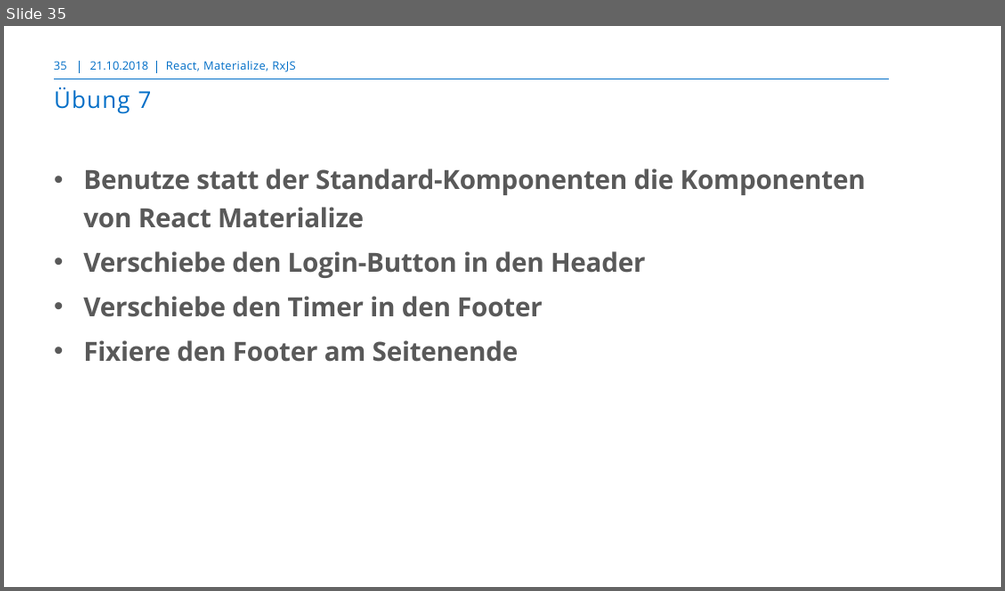
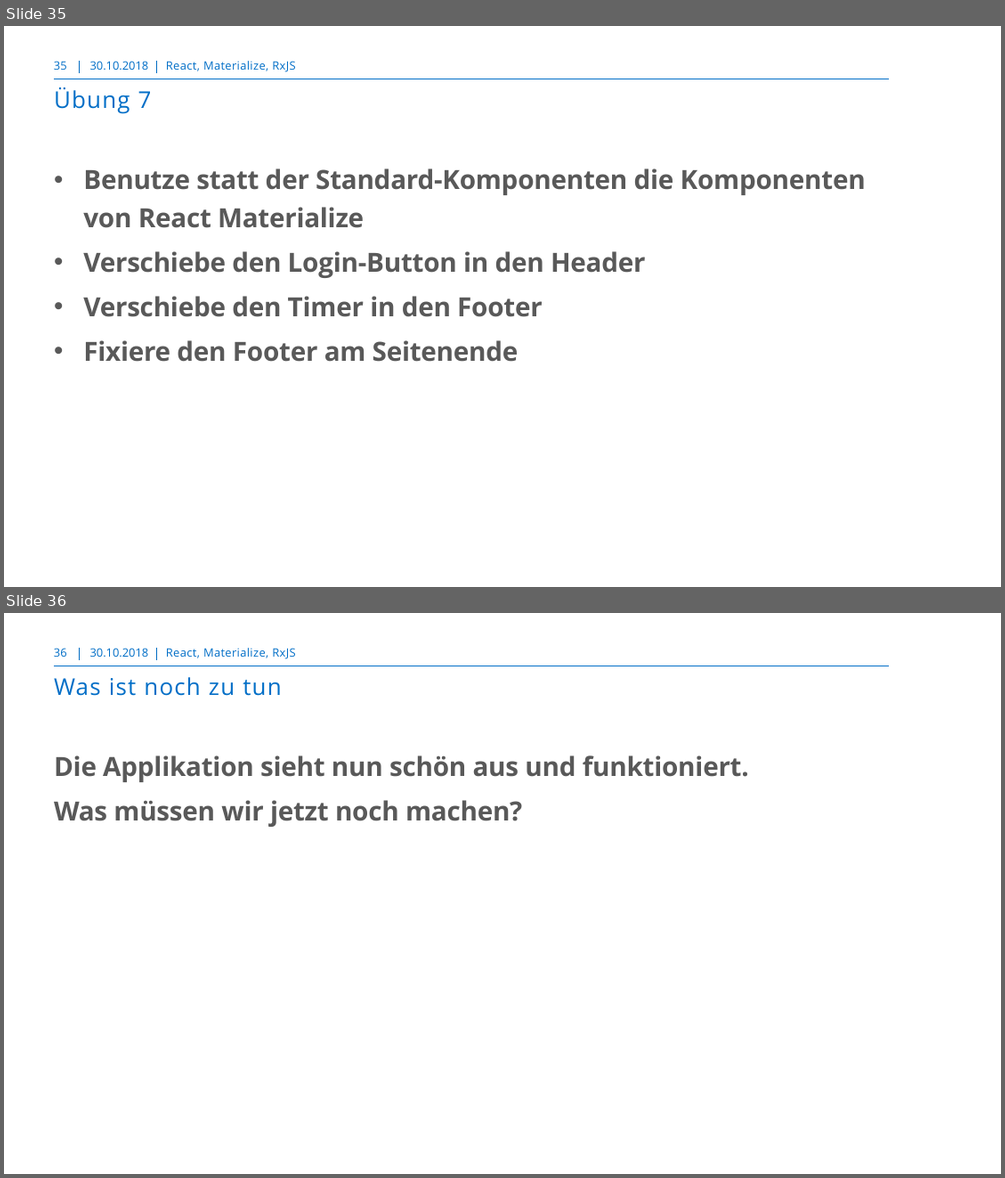
Before and after one commit to markusborer/ReactSample, a slide deck: React.pptx. Shown one above the other, each under a label of ours: slide 35 before the commit, slides 35 and 36 after it. The pictures are 1005x591 and 1005x1178 pixels, drawn with LibreOffice and Linux fonts; fonts in the diff are those of the drawing; background and template pictures are left out. Boxes give left, top, right and bottom in pixels: in the first picture for what was removed or moved away, otherwise in the second. Text is boxed around its words. In the diff, an @@ line names an element or a change of style, - is before the commit and + after.

```diff
--- a/React.pptx
+++ b/React.pptx
@@ slide 36 added at (x1=4, y1=613, x2=1001, y2=1174), background #FFFFFF; not listed: 3 template elements that a slide beside it also shows @@
@@ page number added at (x1=54, y1=648, x2=67, y2=657), 10.5 pt, text #006EC7 @@
+36
@@ text added at (x1=90, y1=648, x2=149, y2=657), 10.5 pt, text #006EC7 @@
+30.10.2018
@@ text added at (x1=166, y1=648, x2=295, y2=659), 10.5 pt, text #006EC7 @@
+React, Materialize, RxJS
@@ title added at (x1=54, y1=677, x2=281, y2=696), 21 pt, text #006EC7 @@
+Was ist noch zu tun
@@ text added at (x1=54, y1=755, x2=749, y2=827), 24 pt, text #595959, bold @@
+Die Applikation sieht nun schön aus und funktioniert.
+Was müssen wir jetzt noch machen?
@@ slide 35 changed as well @@
@@ text at (x1=90, y1=61, x2=149, y2=70): text changed @@
-21.10.2018
+30.10.2018
```
Also in this commit, not shown: 34 other slides changed, 5 other slides added.
